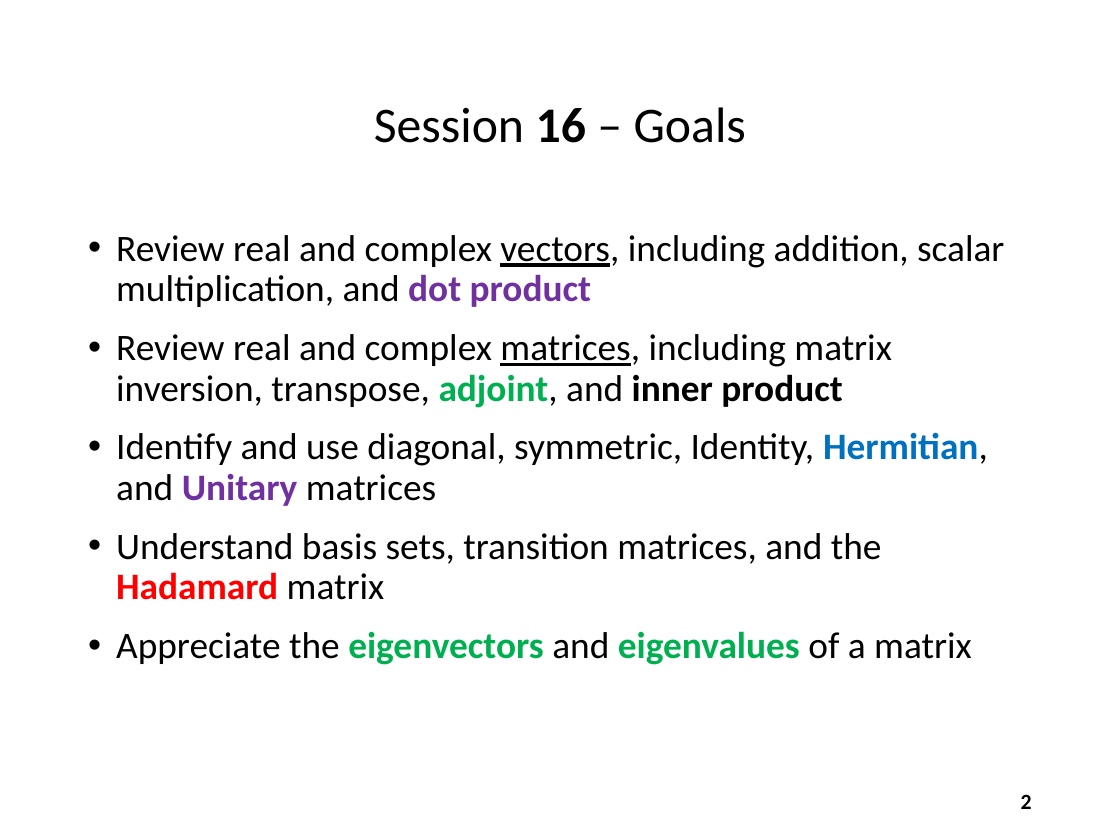
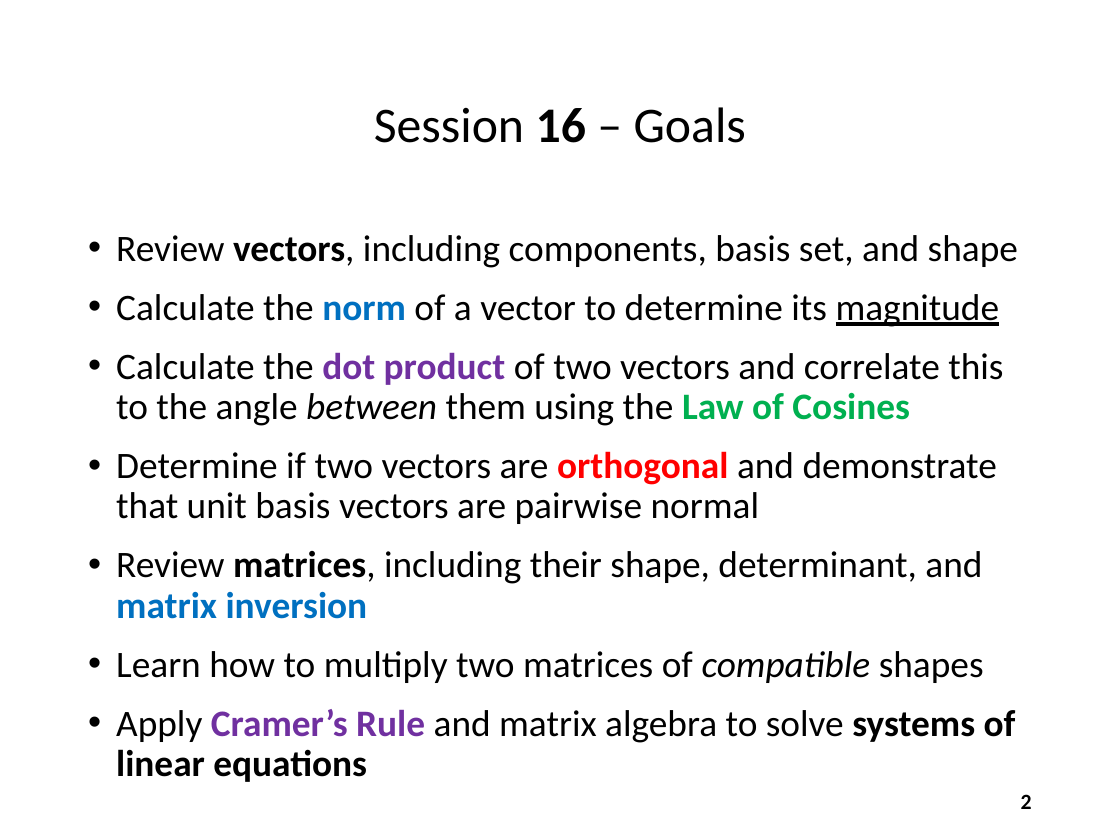
Before and after one commit to dbiersach/scicomp101, a slide deck: slide 2 of Session 16 - Linear Equations/Session 16 - Linear Equations.pptx. Drawn at 1120x840 pixels with LibreOffice and Linux fonts; fonts in the diff are those of the drawing. Boxes give left, top, right and bottom in pixels: in the first picture for what was removed or moved away, otherwise in the second. Text is boxed around its words. In the diff, an @@ line names an element or a change of style, - is before the commit and + after.

```diff
--- a/Session 16 - Linear Equations/Session 16 - Linear Equations.pptx
+++ b/Session 16 - Linear Equations/Session 16 - Linear Equations.pptx
@@ text at (116, 235, 1018, 777): text changed @@
-• Review real and complex vectors, including addition, scalar multiplication, and dot product
-• Review real and complex matrices, including matrix inversion, transpose, adjoint, and inner product
-• Identify and use diagonal, symmetric, Identity, Hermitian, and Unitary matrices
-• Understand basis sets, transition matrices, and the Hadamard matrix
-• Appreciate the eigenvectors and eigenvalues of a matrix
+• Review vectors, including components, basis set, and shape
+• Calculate the norm of a vector to determine its magnitude
+• Calculate the dot product of two vectors and correlate this to the angle between them using the Law of Cosines
+• Determine if two vectors are orthogonal and demonstrate that unit basis vectors are pairwise normal
+• Review matrices, including their shape, determinant, and matrix inversion
+• Learn how to multiply two matrices of compatible shapes
+• Apply Cramer’s Rule and matrix algebra to solve systems of linear equations
```
Also in this commit, not shown: 1 other slide changed.
